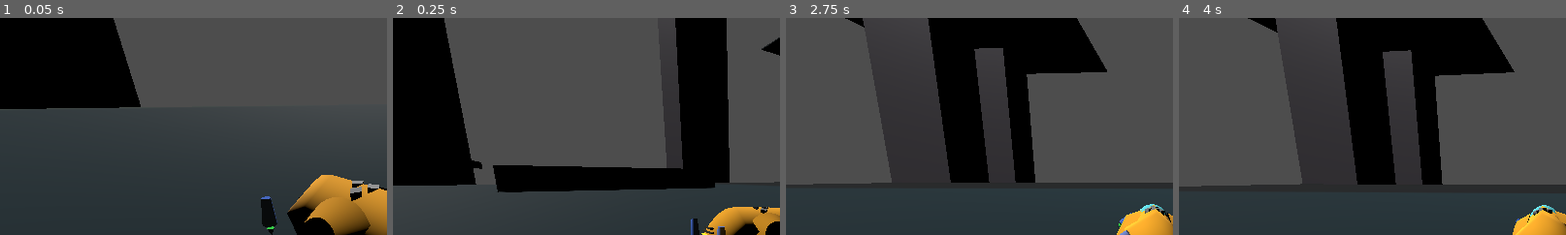
Above: before the commit, frames 1-4 (left to right).
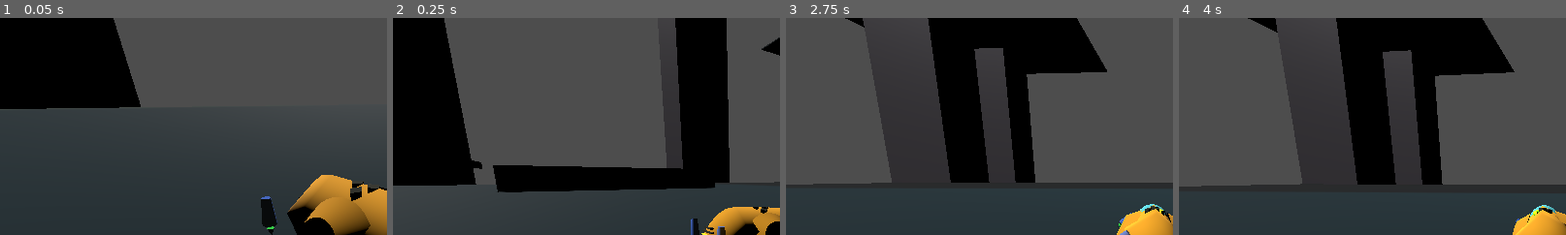
Above: after the commit, the same moments.

Repository: TaxiService/fcar
Game: Godot game, scene res://main.tscn
The game is run twice, just before and just after one commit, with the same random seed, the same clock (stepped at 60 frames per second) and the same inputs. The engine's default icon, where the game draws it, is replaced by a stand-in: a white triangle on a blue panel in a dark square.
Inputs (mouse positions are % of the whole screen's width and height, from its top left):
- Up to frame 1 (0.05 s): no input
- Up to frame 2 (0.25 s): no input
- Up to frame 3 (2.75 s): move the mouse to (72, 45) at 0.52 s; hold D (strafe_right) 0.53-1.28 s; hold C (crouch) 0.53-1.28 s; click (72, 45) at 0.67 s; tap Space (jump) at 0.77, 1.52 s; move the mouse to (30, 55) at 1.27 s; hold S (backward) 1.28-2.03 s; tap V (toggle_auto_hover) at 1.35 s; move the mouse to (60, 28) at 2.02 s; hold D (strafe_right) from 2.03 s (still down); tap Ctrl (toggle_com_compensation) at 2.1 s
- Up to frame 4 (4 s): move the mouse to (45, 70) at 2.77 s; release D (strafe_right) at 2.78 s; hold W (forward) 2.78-3.53 s; tap Shift at 2.85 s; click (45, 70) at 2.92 s; tap Space (jump) at 3.02, 3.77 s; move the mouse to (80, 65) at 3.52 s; hold A (strafe_left) from 3.53 s (still down); hold C (crouch) from 3.53 s (still down)
The pictures show only the part of the screen within x 3-53%, y 0-50%; the shares and areas given below are measured in that part.

The runs differ from the first frame. In frame 1, 0.2% of the frame differs, in the area x 90-98%, y 75-81%; in frame 2, less than 0.1%; in frame 3, less than 0.1%; in frame 4, less than 0.1%.

Commit message:
added horizontal direction lights

Diff:
--- /dev/null
+++ b/DirectionLights.gd
@@ -0,0 +1,52 @@
+class_name DirectionLights
+extends RefCounted
+
+# Light mesh references
+var forward_light: MeshInstance3D
+var backward_light: MeshInstance3D
+var left_light: MeshInstance3D
+var right_light: MeshInstance3D
+
+# Materials (captured from the scene)
+var material_on: Material
+var material_off: Material
+
+
+func initialize(directionlights_node: Node3D, mat_on: Material, mat_off: Material) -> bool:
+	if not directionlights_node:
+		return false
+
+	# Get direction lights
+	forward_light = directionlights_node.get_node_or_null("forwards") as MeshInstance3D
+	backward_light = directionlights_node.get_node_or_null("backwards") as MeshInstance3D
+	left_light = directionlights_node.get_node_or_null("leftwards") as MeshInstance3D
+	right_light = directionlights_node.get_node_or_null("rightwards") as MeshInstance3D
+
+	if not forward_light or not backward_light or not left_light or not right_light:
+		push_warning("DirectionLights: Could not find all direction light meshes")
+		return false
+
+	# Use materials passed in (shared with StatusLights)
+	material_on = mat_on
+	material_off = mat_off
+
+	if not material_on or not material_off:
+		push_warning("DirectionLights: Materials not provided")
+		return false
+
+	# Start with all lights off
+	update(false, false, false, false)
+
+	return true
+
+
+func update(forward: bool, backward: bool, left: bool, right: bool) -> void:
+	_set_light(forward_light, forward)
+	_set_light(backward_light, backward)
+	_set_light(left_light, left)
+	_set_light(right_light, right)
+
+
+func _set_light(light: MeshInstance3D, on: bool) -> void:
+	if light:
+		light.set_surface_override_material(0, material_on if on else material_off)
--- a/FCar.gd
+++ b/FCar.gd
@@ -89,6 +89,7 @@
 @onready var wheel_back_left: Node3D = $WheelBackLeft if has_node("WheelBackLeft") else null
 @onready var wheel_back_right: Node3D = $WheelBackRight if has_node("WheelBackRight") else null
 @onready var statuslights_node: Node3D = $statuslights if has_node("statuslights") else null
+@onready var directionlights_node: Node3D = $directionlights if has_node("directionlights") else null
 
 # ===== SUBSYSTEMS =====
 var thruster_system: ThrusterSystem
@@ -96,6 +97,7 @@
 var booster_system: BoosterSystem
 var debug_visualizer: DebugVisualizer
 var status_lights: StatusLights
+var direction_lights: DirectionLights
 
 
 func _ready():
@@ -131,6 +133,13 @@
 		if not status_lights.initialize(statuslights_node):
 			status_lights = null
 			push_warning("FCar: Status lights initialization failed")
+
+	# Initialize direction lights (reuse materials from status lights)
+	if directionlights_node and status_lights:
+		direction_lights = DirectionLights.new()
+		if not direction_lights.initialize(directionlights_node, status_lights.material_on, status_lights.material_off):
+			direction_lights = null
+			push_warning("FCar: Direction lights initialization failed")
 
 
 func _init_booster_system():
@@ -219,6 +228,15 @@
 	if status_lights:
 		status_lights.update(auto_hover_enabled, lock_height, global_position.y, target_height)
 
+	# Update direction lights based on WASD input
+	if direction_lights:
+		direction_lights.update(
+			Input.is_action_pressed("forward"),
+			Input.is_action_pressed("backward"),
+			Input.is_action_pressed("strafe_left"),
+			Input.is_action_pressed("strafe_right")
+		)
+
 	# Update boosters (disabled when car is unstable)
 	if booster_system:
 		if is_stable:
Not shown, added: DirectionLights.gd.uid
